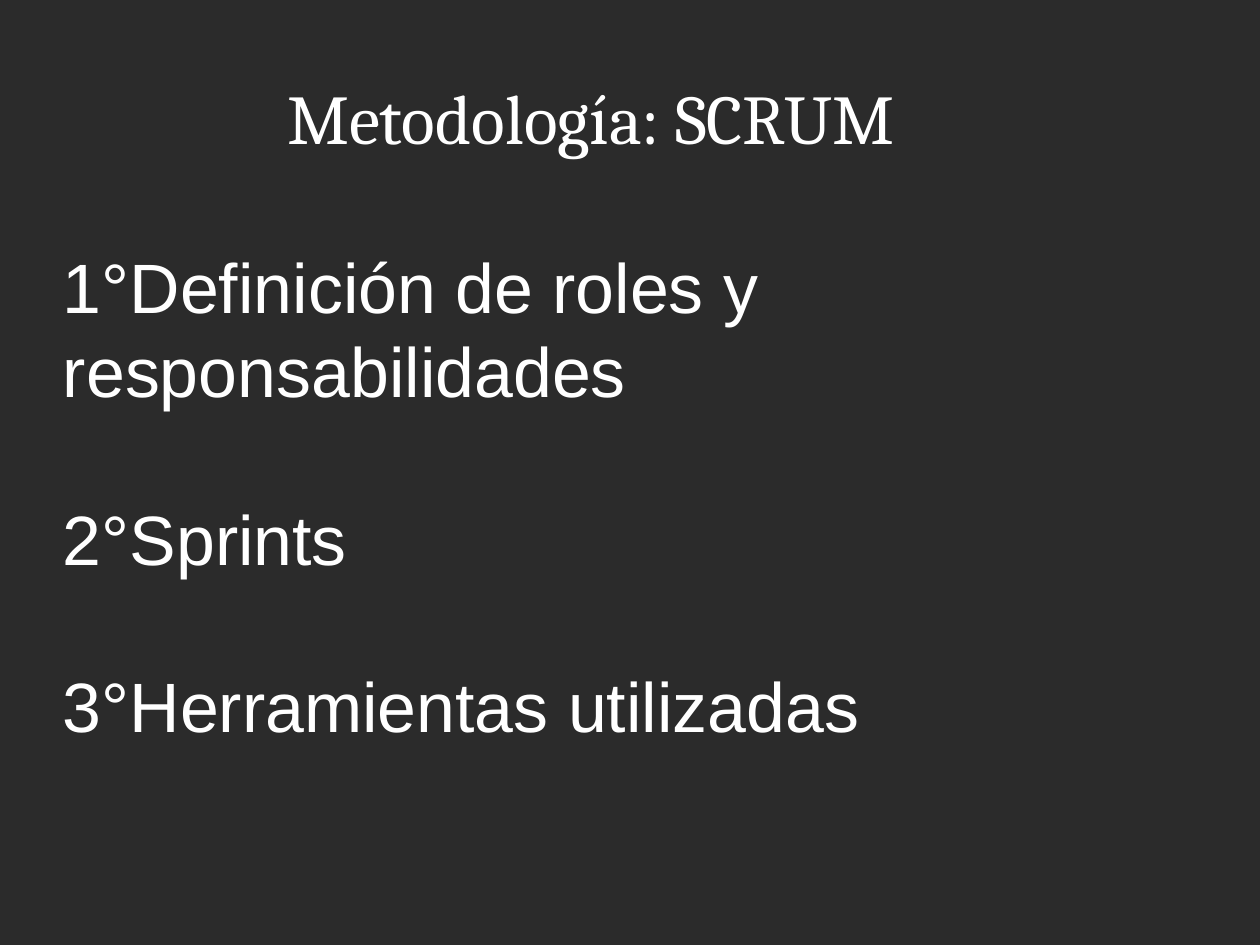
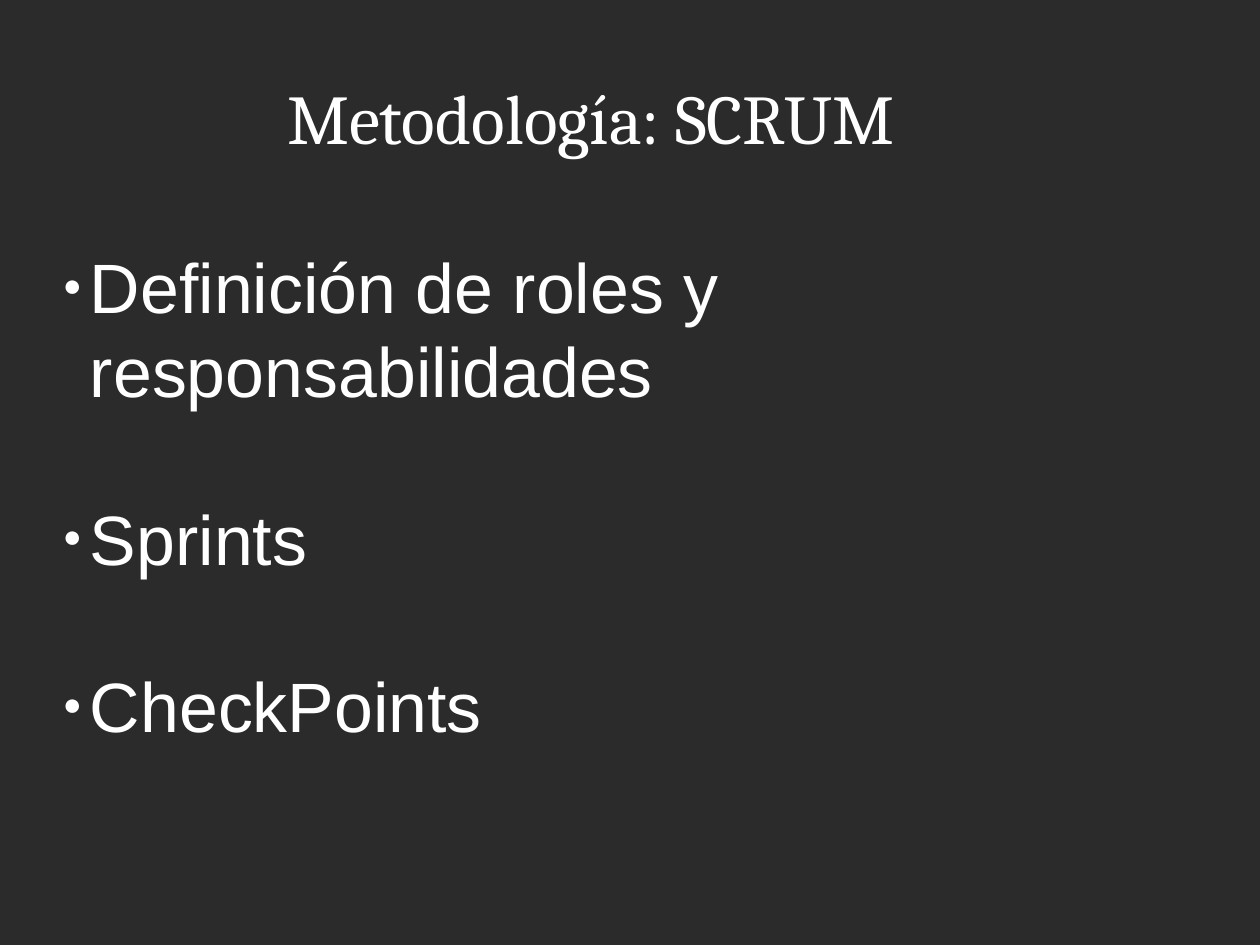
Before and after one commit to elisaboselli/TallerJavaScript, a slide deck: slide 3 of documents/presentacion.odp. Drawn at 1260x945 pixels with LibreOffice and Linux fonts; fonts in the diff are those of the drawing; background and template pictures are left out; a plain dark background stands for a picture behind light text. Boxes give left, top, right and bottom in pixels: in the first picture for what was removed or moved away, otherwise in the second. Text is boxed around its words. In the diff, an @@ line names an element or a change of style, - is before the commit and + after.

```diff
--- a/documents/presentacion.odp
+++ b/documents/presentacion.odp
@@ subtitle at [90,261,719,733]: text changed @@
-1°Definición de roles y responsabilidades
-2°Sprints
-3°Herramientas utilizadas
+● Definición de roles y responsabilidades
+● Sprints
+● CheckPoints
```
Also in this commit, not shown: 10 other slides changed, 7 other files.
